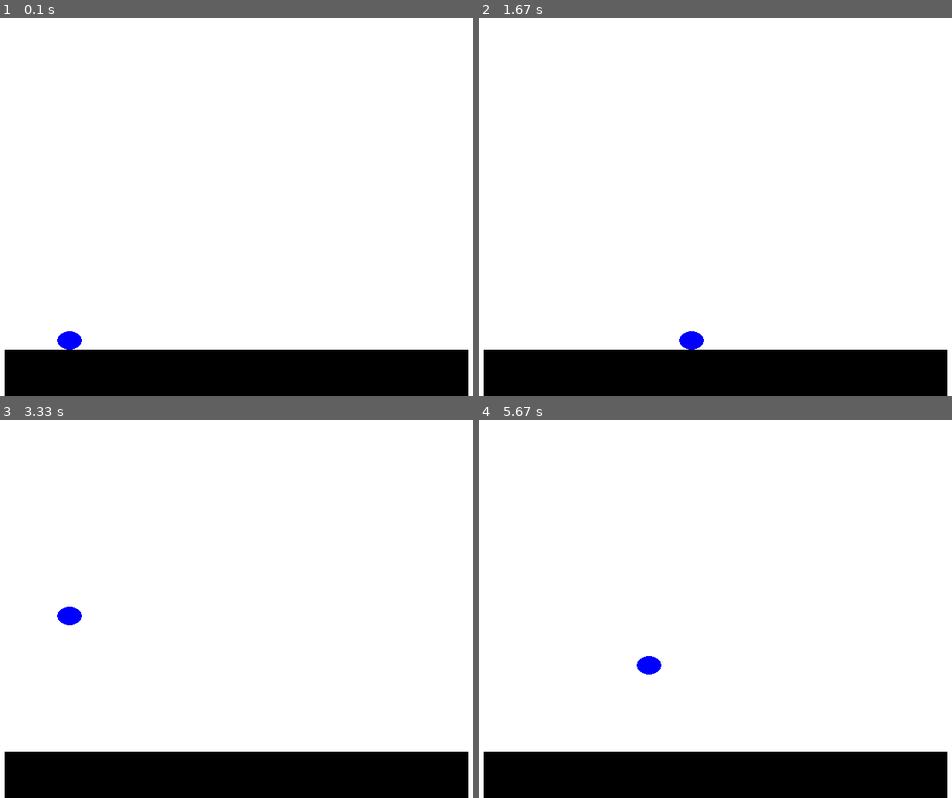
Above: before the commit, frames 1-4 (two rows, left to right).
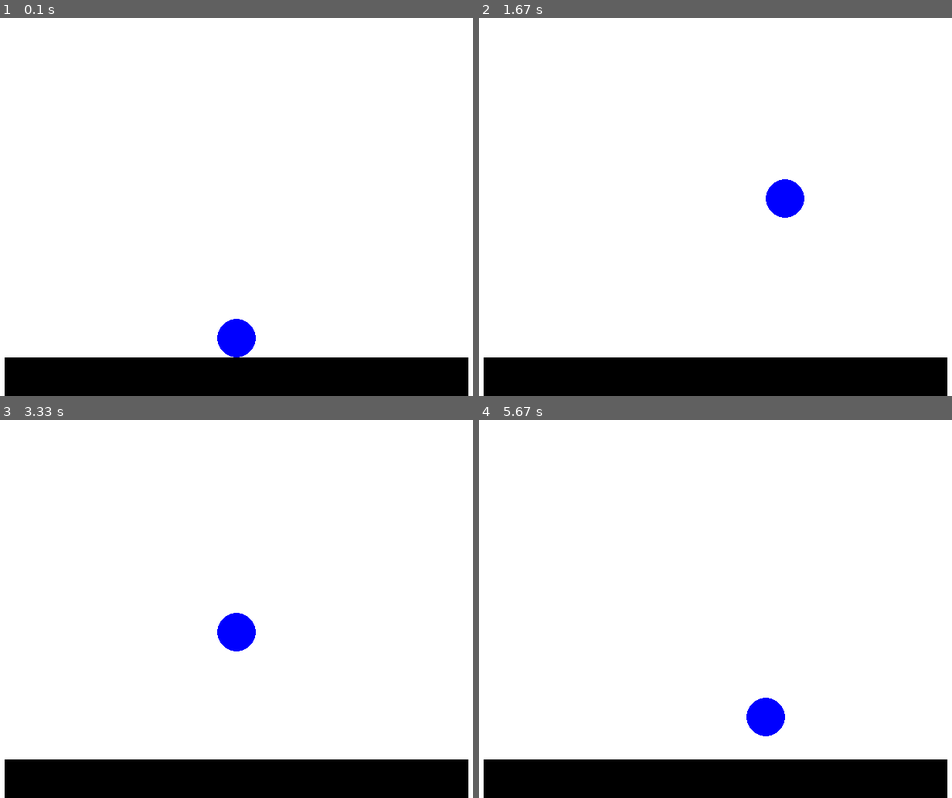
Above: after the commit, the same moments.

Repository: UCHMS19-20/final-project-circle_wars-py
Game: pygame game, started from src/game.py
Two runs of this game, one before a commit and one after it. Both use one fixed random seed, a clock stepped at 60 frames per second and the inputs below.
Inputs:
- Up to frame 1 (0.1 s): no input
- Up to frame 2 (1.67 s): hold Right 0.33-0.8 s; hold Up 0.83-1.13 s; hold Right 1.17-1.63 s
- Up to frame 3 (3.33 s): hold Left 1.67-2.2 s; hold Down 2.23-2.53 s; hold Left 2.57-2.97 s; hold Up from 3 s (still down)
- Up to frame 4 (5.67 s): release Up at 3.37 s; hold Right 3.4-4.03 s; hold Left 4.47-4.93 s; hold Right 4.97-5.43 s; hold Up from 5.47 s (still down)

The runs differ from the first frame. In frame 1, 2.7% of the frame differs, in the area x 0-100%, y 79-90%; in frame 2, 2.8%, in the area x 0-100%, y 42-90%; in frame 3, 2.8%; in frame 4, 2.8%.

Commit message:
Revert "Update game.py"
This reverts commit 48b47f9dc07b7e9a7b49fe5dbc153ee6e04300cc.

Diff:
--- a/src/game.py
+++ b/src/game.py
@@ -4,39 +4,27 @@
 
 jump_current = 1
 
-width = 800
-height = 600
+display = {
+    "width": 800,
+    "height": 600
+}
 
 character = {
-    "radius_x": width/25,
-    "radius_y": height/25,
-    "x": (width*0.25)-(width/25),
-    "y": (height*0.9)-(height/25),
+    "radius": 25,
+    "x": 400,
+    "y": 525,
     "increment": 5
 }
 
-win = pygame.display.set_mode((width,height), pygame.RESIZABLE)
+win = pygame.display.set_mode((display["width"], display["height"]))
 
 while True:
-    pygame.time.delay(25)
+    pygame.time.delay(50)
     win.fill((255, 255, 255))
 
     for event in pygame.event.get():
         if event.type == pygame.QUIT:
             pygame.quit()
-
-    if event.type == pygame.VIDEORESIZE:
-        surface = pygame.display.set_mode((event.w, event.h),
-            pygame.RESIZABLE)
-        width = event.w
-        height = event.h
-        character = {
-            "radius_x": width/25,
-            "radius_y": height/25,
-            "x": (width*0.25)-(width/25),
-            "y": (height*0.9)-(height/25),
-            "increment": 5
-        }
 
     keys = pygame.key.get_pressed()
 
@@ -47,21 +35,21 @@
         character["x"] += character["increment"]
 
     if keys[pygame.K_DOWN]:
-        character["y"] = (height*0.9)-(height/25)
+        character["y"] = 525
         jump_current = 1
 
     if keys[pygame.K_UP] or jump_current > 1:
         if jump_current <= 10:
-            character["y"] -= round((jump_current ** 2) * 0.5)
+            character["y"] -= (jump_current ** 2)
             jump_current += 1
         if jump_current > 10:
-            character["y"] += round(((jump_current-10) ** 2) *0.5)
+            character["y"] += ((jump_current-10) ** 2)
             jump_current += 1
         if jump_current > 20:
             jump_current = 1
 
-    pygame.draw.rect(win, (0, 0, 0), [width*0.125, height*0.9, width*0.75, height*0.1])
+    pygame.draw.rect(win, (0, 0, 0), [100, 550, 600, 50])
 
-    pygame.draw.ellipse(win, (0, 0, 255), (character["x"], character["y"], character["radius_x"], character["radius_y"]), width == 0)
+    pygame.draw.circle(win, (0, 0, 255), (character["x"], character["y"]), character["radius"])
 
     pygame.display.update()
